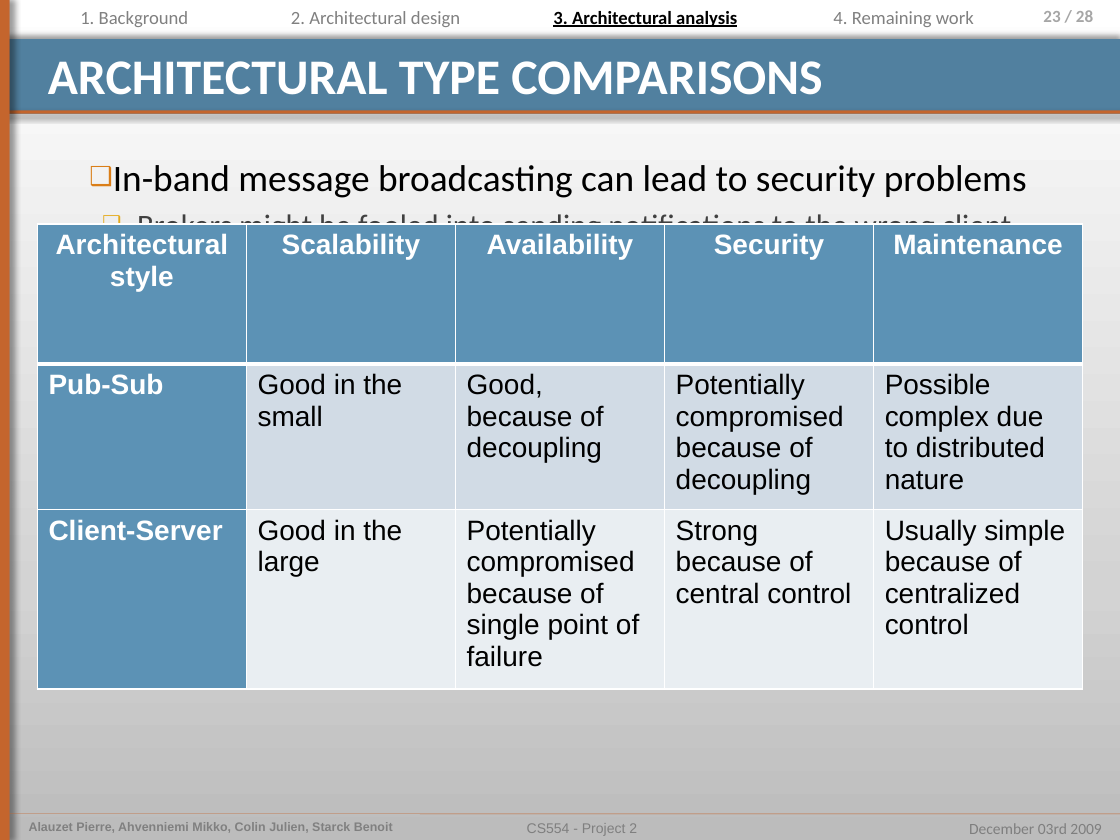
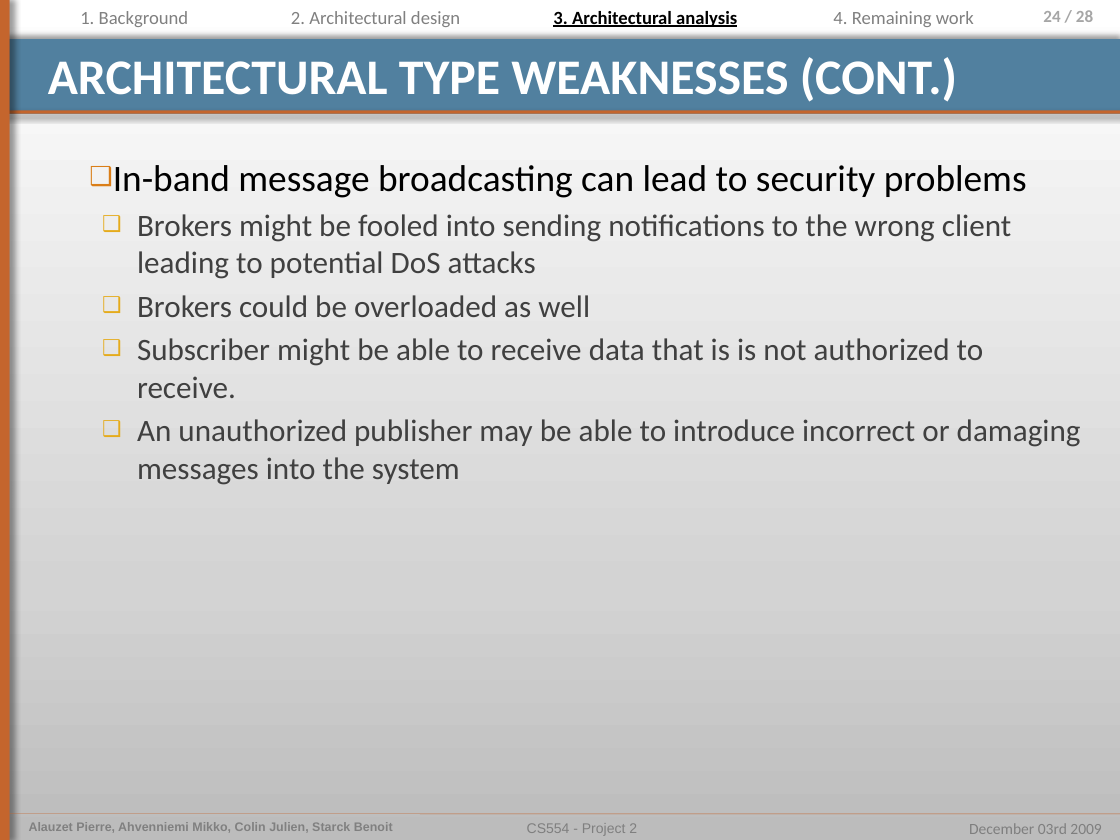
Before and after one commit to pierrealauzet/euroteam, a slide deck: slide 24 of Project 2/Part3/CS554_EuroTeam_Project2_OP6.pptx (slide 23 before the commit). Drawn at 1120x840 pixels with LibreOffice and Linux fonts; fonts in the diff are those of the drawing. Boxes give left, top, right and bottom in pixels: in the first picture for what was removed or moved away, otherwise in the second. Text is boxed around its words. In the diff, an @@ line names an element or a change of style, - is before the commit and + after.

```diff
--- a/Project 2/Part3/CS554_EuroTeam_Project2_OP6.pptx
+++ b/Project 2/Part3/CS554_EuroTeam_Project2_OP6.pptx
@@ page number at <box>1043,10,1093,22</box>: text changed @@
-23 / 28
+24 / 28
@@ title at <box>48,57,957,102</box>: text changed @@
-ARCHITECTURAL TYPE COMPARISONS
+ARCHITECTURAL TYPE WEAKNESSES (CONT.)
@@ table removed at <box>37,224,1084,689</box>, 3 rows, 5 columns @@
-Architectural style | Scalability | Availability | Security | Maintenance
-Pub-Sub | Good in the small | Good, because of decoupling | Potentially compromised because of decoupling | Possible complex due to distributed nature
-Client-Server | Good in the large | Potentially compromised because of single point of failure | Strong because of central control | Usually simple because of centralized control
```
Also in this commit, not shown: 7 other slides changed, 2 slides added.
